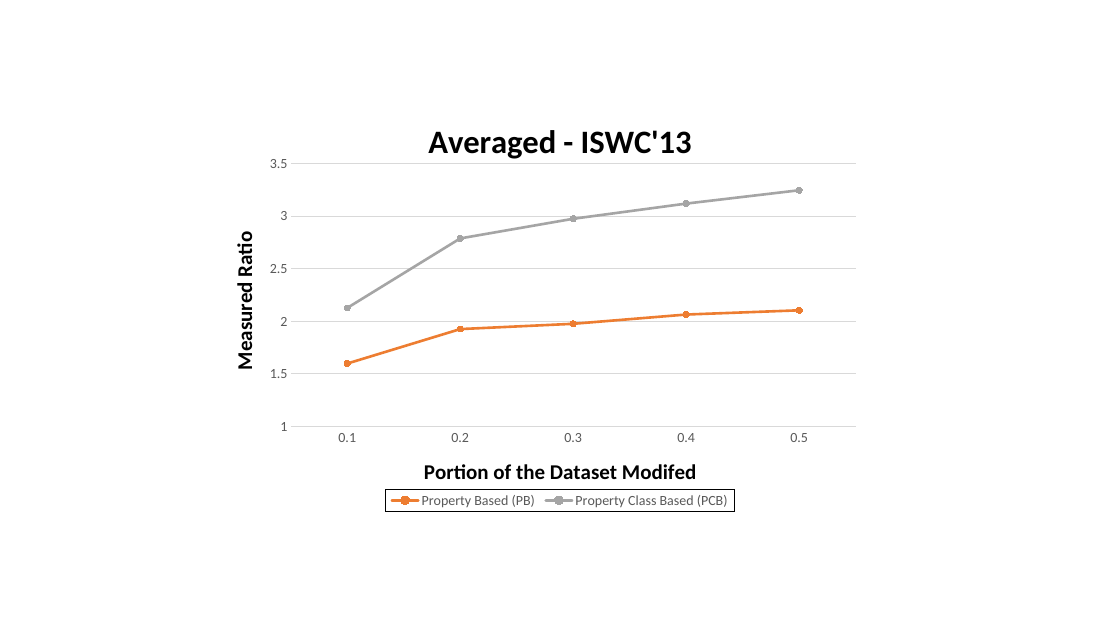
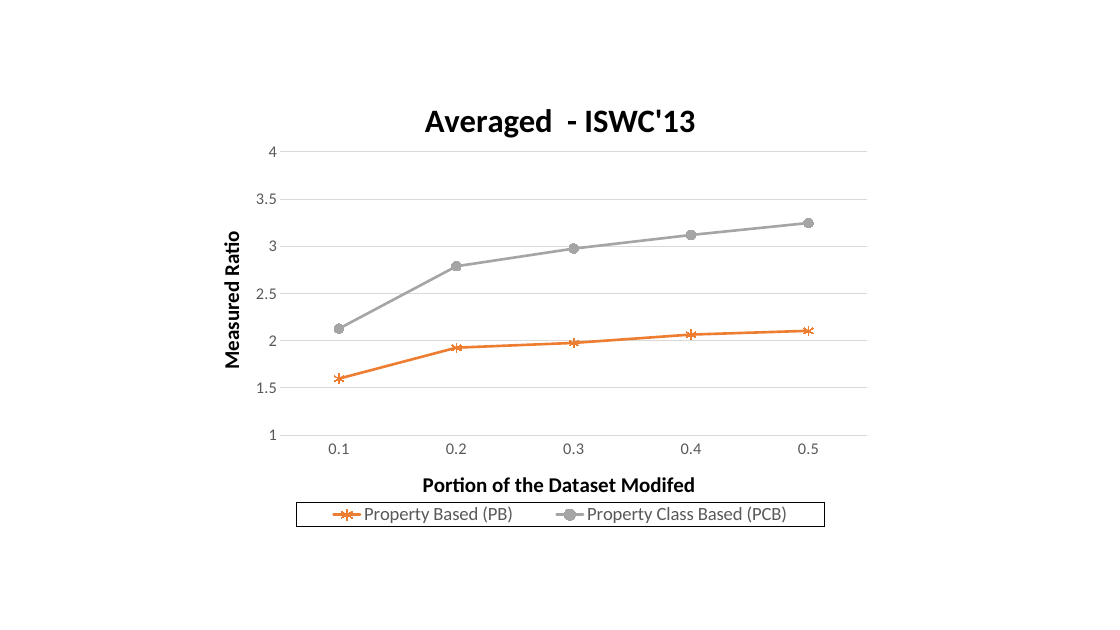
Before and after one commit to MaillPierre/SWKrimpSim, a slide deck: slide 2 of SWPattern/experimentalResults/FiguresKRIMP.pptx. Drawn at 1120x630 pixels with LibreOffice and Linux fonts; fonts in the diff are those of the drawing. Boxes give left, top, right and bottom in pixels: in the first picture for what was removed or moved away, otherwise in the second. Text is boxed around its words. In the diff, an @@ line names an element or a change of style, - is before the commit and + after.

```diff
--- a/SWPattern/experimentalResults/FiguresKRIMP.pptx
+++ b/SWPattern/experimentalResults/FiguresKRIMP.pptx
@@ line chart at bbox=[213, 83, 907, 546] @@
@@ title "Averaged - ISWC'13 " to "Averaged  - ISWC'13 " @@
@@ legend changed @@
@@ category axis changed @@
@@ value axis changed @@
@@ line chart: place and size @@
-line chart at bbox=[226, 100, 895, 529]
+line chart at bbox=[213, 83, 907, 546]
```
Also in this commit, not shown: 1 other slide changed, 2 slides added, 1 slide removed, 23 other files.
